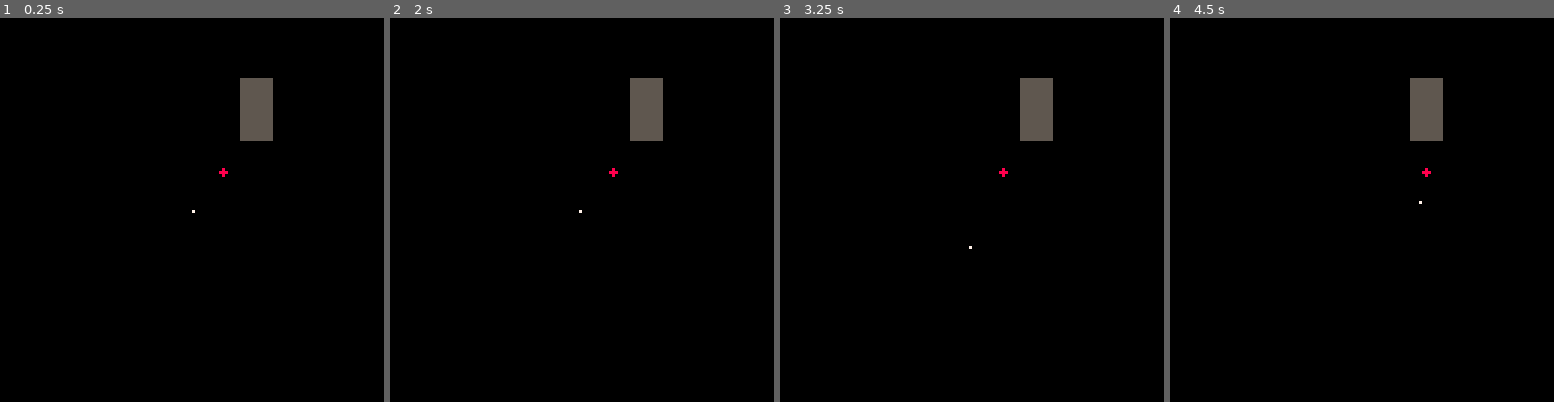
Above: before the commit, frames 1-4 (left to right).
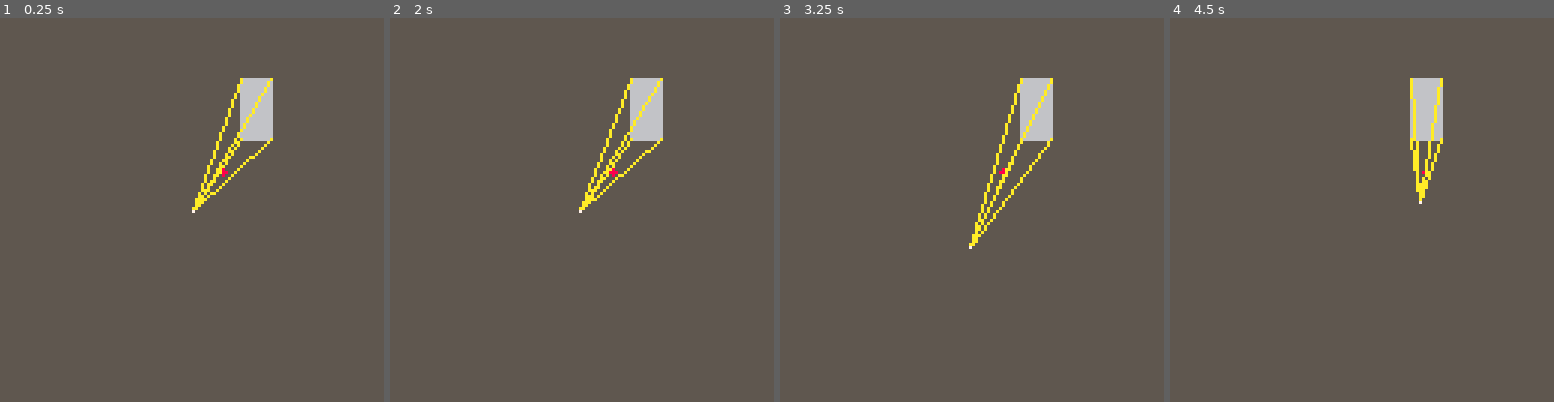
Above: after the commit, the same moments.

Repository: ncalbrix/pico8-tests
Game: PICO-8 cartridge simplerays.p8
The game is run twice, just before and just after one commit, with the same random seed, the same clock (stepped at 60 frames per second) and the same inputs.
Inputs:
- Up to frame 1 (0.25 s): no input
- Up to frame 2 (2 s): hold Left from 1.97 s (still down)
- Up to frame 3 (3.25 s): release Left at 2.37 s; hold Down 2.42-2.82 s; hold Right from 2.87 s (still down)
- Up to frame 4 (4.5 s): release Right at 3.53 s; hold Up 3.58-4.08 s; hold Right from 4.13 s (still down)

The runs differ from the first frame. In frame 1, 100% of the frame differs, in the area x 0-100%, y 0-100%; in frame 2, 100%; in frame 3, 100%; in frame 4, 100%.

Commit message:
[Simple Rays] Add basic rays casted from the caster to its rectangle

Diff:
--- a/simplerays.p8
+++ b/simplerays.p8
@@ -13,8 +13,9 @@
 
 function _draw()
 	cls()
+	rectfill(0,0,127,127,5)
+	r:draw()
 	c:draw()
-	r:draw()
 end
 -->8
 function new_caster(_x,_y)
@@ -90,6 +91,13 @@
 			self.circ_y=pos.y
 		end,
 
+		lines2rec=function(self)
+			line(self.x,self.y,self.rec.x0,self.rec.y0,10)
+			line(self.x,self.y,self.rec.x0,self.rec.y1,10)
+			line(self.x,self.y,self.rec.x1,self.rec.y0,10)
+			line(self.x,self.y,self.rec.x1,self.rec.y1,10)
+		end,
+
 		--outer methods
 		update=function(self)
 			self:move()
@@ -102,6 +110,7 @@
 		draw=function(self)
 			if (self.rec) then
 				circfill(self.circ_x,self.circ_y,1,8)
+				self:lines2rec()
 			end
 			pset(self.x,self.y,7)
 		end
@@ -122,7 +131,7 @@
 				self.y0,
 				self.x1,
 				self.y1,
-				5
+				6
 			)
 		end
 	}
